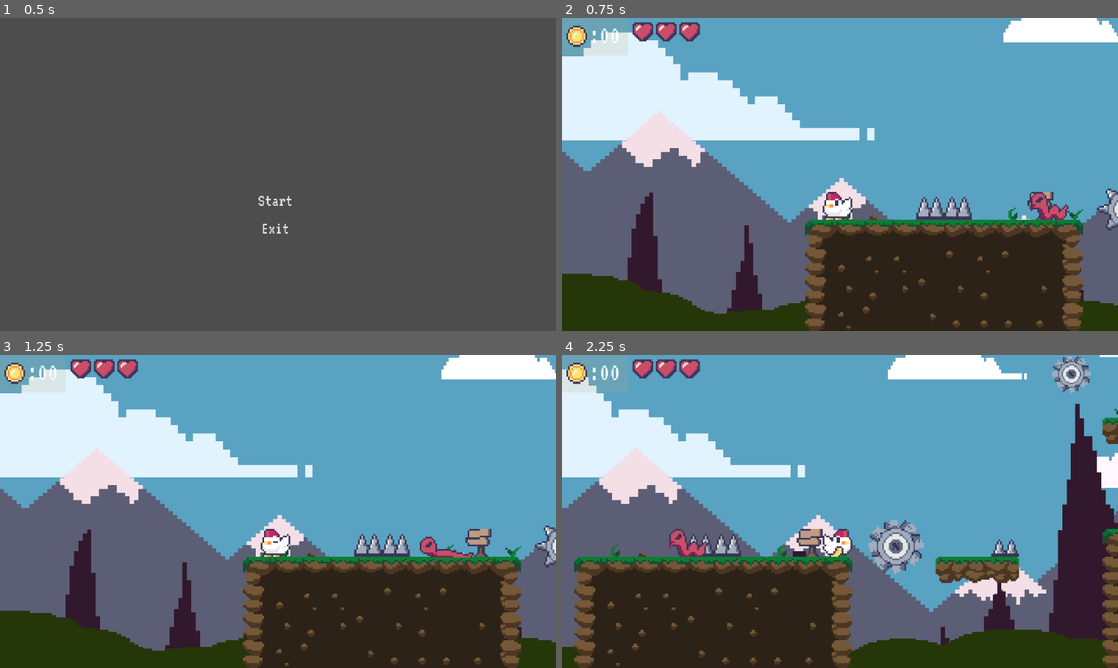
Above: before the commit, frames 1-4 (two rows, left to right).
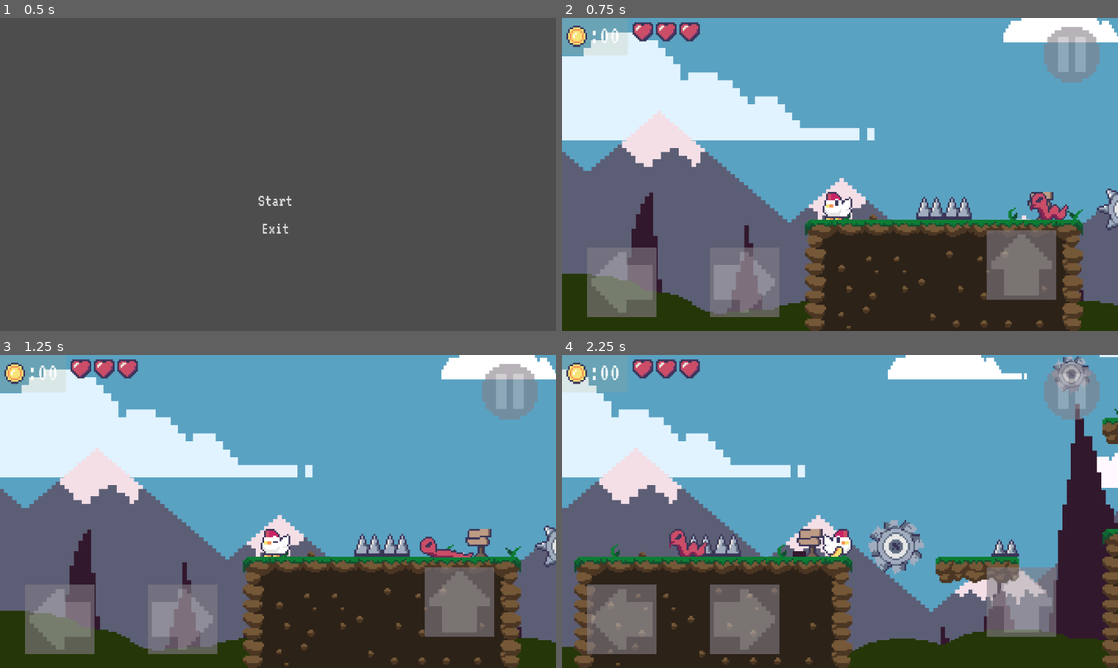
Above: after the commit, the same moments.

Repository: HuGOD095/Actividad_Videos
Game: Godot game, scene res://scenes/mundo/menu_principal/menu_principal.tscn
Same seed, same stepped clock (60 frames per second), same inputs: the game is played once before the commit and once after it.
Inputs:
- Up to frame 1 (0.5 s): no input
- Up to frame 2 (0.75 s): click "Start" at 0.5 s
- Up to frame 3 (1.25 s): no input
- Up to frame 4 (2.25 s): hold W (jump) 1.28-2.03 s; hold D (right) from 1.28 s (still down); tap K (crouched) at 2.1 s

Frame 1 is identical in both runs. In frame 2, 8.3% of the frame differs, in the area x 4-97%, y 2-96%; in frame 3, 8.3%; in frame 4, 9.2%.

Commit message:
Controles Virtuales

Diff:
--- a/video-actividad/project.godot
+++ b/video-actividad/project.godot
@@ -13,12 +13,15 @@
 config/name="Video Actividad"
 run/main_scene="uid://ddor3rejqwf5f"
 config/features=PackedStringArray("4.6", "GL Compatibility")
-config/icon="res://icon.svg"
+boot_splash/bg_color=Color(0, 0, 0, 1)
+boot_splash/show_image=false
+config/icon="uid://clvnqun6303b7"
 
 [autoload]
 
 LevelManager="*uid://csgkqwrf2tdy8"
 MusicaFondo="*uid://wmr5gvdk4tyg"
+VirtualControls="*uid://rryd5o08xmsx"
 
 [display]
 
@@ -63,6 +66,10 @@
 ]
 }
 
+[input_devices]
+
+pointing/emulate_touch_from_mouse=true
+
 [physics]
 
 3d/physics_engine="Jolt Physics"
@@ -73,3 +80,4 @@
 rendering_device/driver.windows="d3d12"
 renderer/rendering_method="gl_compatibility"
 renderer/rendering_method.mobile="gl_compatibility"
+textures/vram_compression/import_etc2_astc=true
--- a/video-actividad/scenes/HUD/pause.gd
+++ b/video-actividad/scenes/HUD/pause.gd
@@ -20,11 +20,14 @@
 
 	if get_tree().paused:
 		visible = true
+		VirtualControls.ocultar()
 
 	else:
 		visible = false
+		VirtualControls.mostrar()
 
 func _on_boton_pausa_pressed():
+	VirtualControls.mostrar()
 	get_tree().paused = false
 	visible = false
 func _on_boton_exit_pressed():
--- /dev/null
+++ b/video-actividad/scenes/HUD/virtual_controls.gd
@@ -0,0 +1,9 @@
+extends CanvasLayer
+
+func ocultar():
+	hide()
+	process_mode = Node.PROCESS_MODE_DISABLED
+
+func mostrar():
+	show()
+	process_mode =Node.PROCESS_MODE_INHERIT
--- /dev/null
+++ b/video-actividad/scenes/HUD/virtual_controls.tscn
@@ -0,0 +1,74 @@
+[gd_scene format=3 uid="uid://rryd5o08xmsx"]
+
+[ext_resource type="Script" uid="uid://b3gxqi2wio57n" path="res://scenes/HUD/virtual_controls.gd" id="1_7mt13"]
+[ext_resource type="Texture2D" uid="uid://dql4gf37nelv" path="res://sprites/Controls/Controles_Flechas.png" id="1_8k4eq"]
+[ext_resource type="Texture2D" uid="uid://vpx4r7csqnhq" path="res://sprites/Controls/pause.png" id="3_ugko5"]
+
+[sub_resource type="AtlasTexture" id="AtlasTexture_7mt13"]
+atlas = ExtResource("1_8k4eq")
+region = Rect2(0, 0, 16, 16)
+
+[sub_resource type="AtlasTexture" id="AtlasTexture_ugko5"]
+atlas = ExtResource("1_8k4eq")
+region = Rect2(0, 16, 16, 16)
+
+[sub_resource type="AtlasTexture" id="AtlasTexture_36wfe"]
+atlas = ExtResource("1_8k4eq")
+region = Rect2(0, 0, 16, 16)
+
+[sub_resource type="AtlasTexture" id="AtlasTexture_ielr4"]
+atlas = ExtResource("1_8k4eq")
+region = Rect2(0, 16, 16, 16)
+
+[sub_resource type="AtlasTexture" id="AtlasTexture_ga02i"]
+atlas = ExtResource("1_8k4eq")
+region = Rect2(0, 0, 16, 16)
+
+[sub_resource type="AtlasTexture" id="AtlasTexture_8cmwv"]
+atlas = ExtResource("1_8k4eq")
+region = Rect2(0, 16, 16, 16)
+
+[sub_resource type="AtlasTexture" id="AtlasTexture_23r6s"]
+atlas = ExtResource("3_ugko5")
+region = Rect2(0, 16, 16, 16)
+
+[sub_resource type="AtlasTexture" id="AtlasTexture_wosiu"]
+atlas = ExtResource("3_ugko5")
+region = Rect2(0, 0, 16, 16)
+
+[node name="VirtualControls" type="CanvasLayer" unique_id=1046666147]
+script = ExtResource("1_7mt13")
+
+[node name="Left" type="TouchScreenButton" parent="." unique_id=509025741]
+modulate = Color(1, 1, 1, 0.5882353)
+position = Vector2(109.00001, 344)
+rotation = 3.1415927
+scale = Vector2(5, 5)
+texture_normal = SubResource("AtlasTexture_7mt13")
+texture_pressed = SubResource("AtlasTexture_ugko5")
+action = "left"
+
+[node name="Right" type="TouchScreenButton" parent="." unique_id=212769869]
+modulate = Color(1, 1, 1, 0.5882353)
+position = Vector2(170.00003, 264)
+scale = Vector2(5, 5)
+texture_normal = SubResource("AtlasTexture_36wfe")
+texture_pressed = SubResource("AtlasTexture_ielr4")
+action = "right"
+
+[node name="Jump" type="TouchScreenButton" parent="." unique_id=1366816048]
+modulate = Color(1, 1, 1, 0.5882353)
+position = Vector2(489.00006, 324)
+rotation = -1.5707964
+scale = Vector2(5, 5)
+texture_normal = SubResource("AtlasTexture_ga02i")
+texture_pressed = SubResource("AtlasTexture_8cmwv")
+action = "jump"
+
+[node name="Pause" type="TouchScreenButton" parent="." unique_id=1870922416]
+modulate = Color(1, 1, 1, 0.5882353)
+position = Vector2(555, 10)
+scale = Vector2(4, 4)
+texture_normal = SubResource("AtlasTexture_23r6s")
+texture_pressed = SubResource("AtlasTexture_wosiu")
+action = "pause"
--- a/video-actividad/scenes/mundo/levels/nivel_1.gd
+++ b/video-actividad/scenes/mundo/levels/nivel_1.gd
@@ -1,4 +1,5 @@
 extends Node2D
 func _ready():
+	VirtualControls.mostrar()
 	var pista_nivel_1 = preload("res://sounds/music/POL-spinning-gears-short.wav")
 	MusicaFondo.cambiar_musica(pista_nivel_1)
--- a/video-actividad/scenes/mundo/levels/nivel_2.gd
+++ b/video-actividad/scenes/mundo/levels/nivel_2.gd
@@ -1,4 +1,5 @@
 extends Node2D
 func _ready():
+	VirtualControls.mostrar()
 	var pista_nivel_2 = preload("res://sounds/music/POL-test-your-skills-short.wav")
 	MusicaFondo.cambiar_musica(pista_nivel_2)
--- a/video-actividad/scenes/mundo/menu_principal/menu_principal.gd
+++ b/video-actividad/scenes/mundo/menu_principal/menu_principal.gd
@@ -2,6 +2,7 @@
 
 
 func _ready():
+	VirtualControls.ocultar()
 	var pista_menu = preload("res://sounds/music/POL-star-way-short.wav")
 	MusicaFondo.cambiar_musica(pista_menu)
 func _on_start_pressed():
Not shown, added: video-actividad/export_presets.cfg
Binary file added: video-actividad/iconos/android/Android_Adaptative_Background.png
Not shown, added: video-actividad/iconos/android/Android_Adaptative_Background.png.import
Binary file added: video-actividad/iconos/android/Android_Adaptative_Foreground.png
Not shown, added: video-actividad/iconos/android/Android_Adaptative_Foreground.png.import
Binary file added: video-actividad/iconos/android/Android_icono_192x192.png
Not shown, added: video-actividad/iconos/android/Android_icono_192x192.png.import
Binary file added: video-actividad/iconos/win/windows_icono.ico
Not shown, added: video-actividad/scenes/HUD/virtual_controls.gd.uid
Binary file added: video-actividad/sprites/Controls/Controles_Flechas.png
Not shown, added: video-actividad/sprites/Controls/Controles_Flechas.png.import
Binary file added: video-actividad/sprites/Controls/pause.png
(and 1 more such lines)
